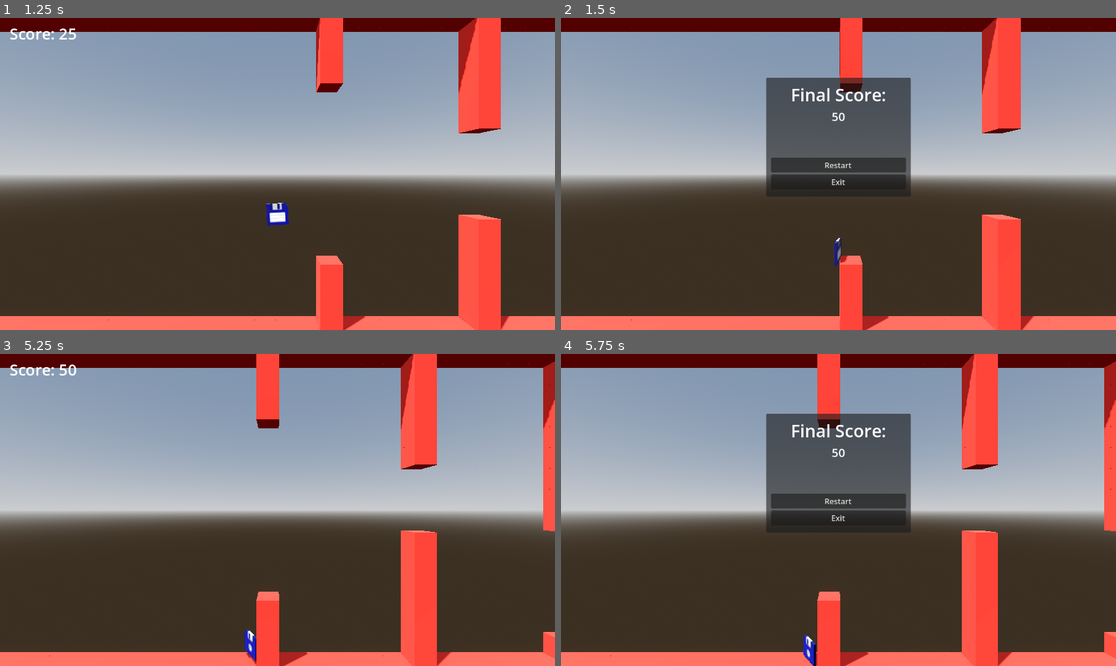
Above: before the commit, frames 1-4 (two rows, left to right).
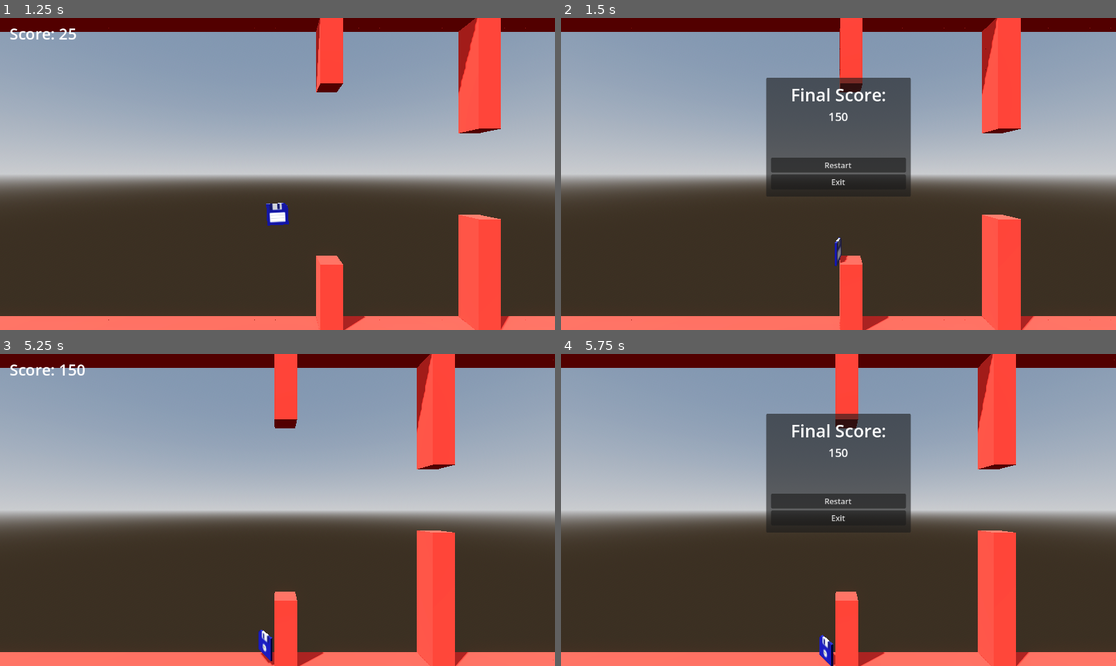
Above: after the commit, the same moments.

Repository: Trouperton/Floppy-Disk-Godot
Game: Godot game, scene res://scenes/Main_Level.tscn
Same seed, same stepped clock (60 frames per second), same inputs: the game is played once before the commit and once after it.
Inputs:
- Up to frame 1 (1.25 s): hold D (dash_forward) from 0.53 s (still down); tap Space (jump) at 0.77 s
- Up to frame 2 (1.5 s): release D (dash_forward) at 1.28 s; hold S (dash_down) from 1.28 s (still down)
- Up to frame 3 (5.25 s): tap Space (jump) at 1.52, 4.52 s; release S (dash_down) at 2 s; click "Restart" at 2 s; hold D (dash_forward) 2.78-3.5 s; click "Restart" at 3.5 s; hold D (dash_forward) 4.28-5.03 s; hold S (dash_down) from 5.03 s (still down)
- Up to frame 4 (5.75 s): keep holding S (dash_down); tap Space (jump) at 5.27 s

Frame 1 is identical in both runs. In frame 2, less than 0.1% of the frame differs, in the area x 48-52%, y 30-34%; in frame 3, 10%, in the area x 8-100%, y 0-100%; in frame 4, 10%.

Commit message:
Changed up terrain segment collision location.
It's now more in line with the pillars.

Done in preparation to change up how the points are awarded and when the boost ends.

Diff:
--- a/scenes/terrain/segments/TerrainSegment.tscn
+++ b/scenes/terrain/segments/TerrainSegment.tscn
@@ -15,13 +15,11 @@
 metadata/_editor_floor_ = Vector3(0, 0, 0)
 
 [node name="ScoreThreshold" type="Area3D" parent="." unique_id=812442303]
-transform = Transform3D(1, 0, 0, 0, 1, 0, 0, 0, 1, 4.009062, 7.076864, 0)
+transform = Transform3D(1, 0, 0, 0, 1, 0, 0, 0, 1, 3.6, 7, 0.5)
 script = ExtResource("2_q3rvf")
 
 [node name="CollisionShape3D" type="CollisionShape3D" parent="ScoreThreshold" unique_id=1564840787]
-transform = Transform3D(1, 0, 0, 0, 1, 0, 0, 0, 1, 0, 0, 0.5)
 shape = SubResource("BoxShape3D_tp6my")
 
-[connection signal="area_entered" from="ScoreThreshold" to="ScoreThreshold" method="_on_area_entered"]
-[connection signal="area_shape_entered" from="ScoreThreshold" to="ScoreThreshold" method="_on_area_shape_entered"]
 [connection signal="body_entered" from="ScoreThreshold" to="ScoreThreshold" method="_on_body_entered"]
+[connection signal="body_exited" from="ScoreThreshold" to="ScoreThreshold" method="_on_body_exited"]
